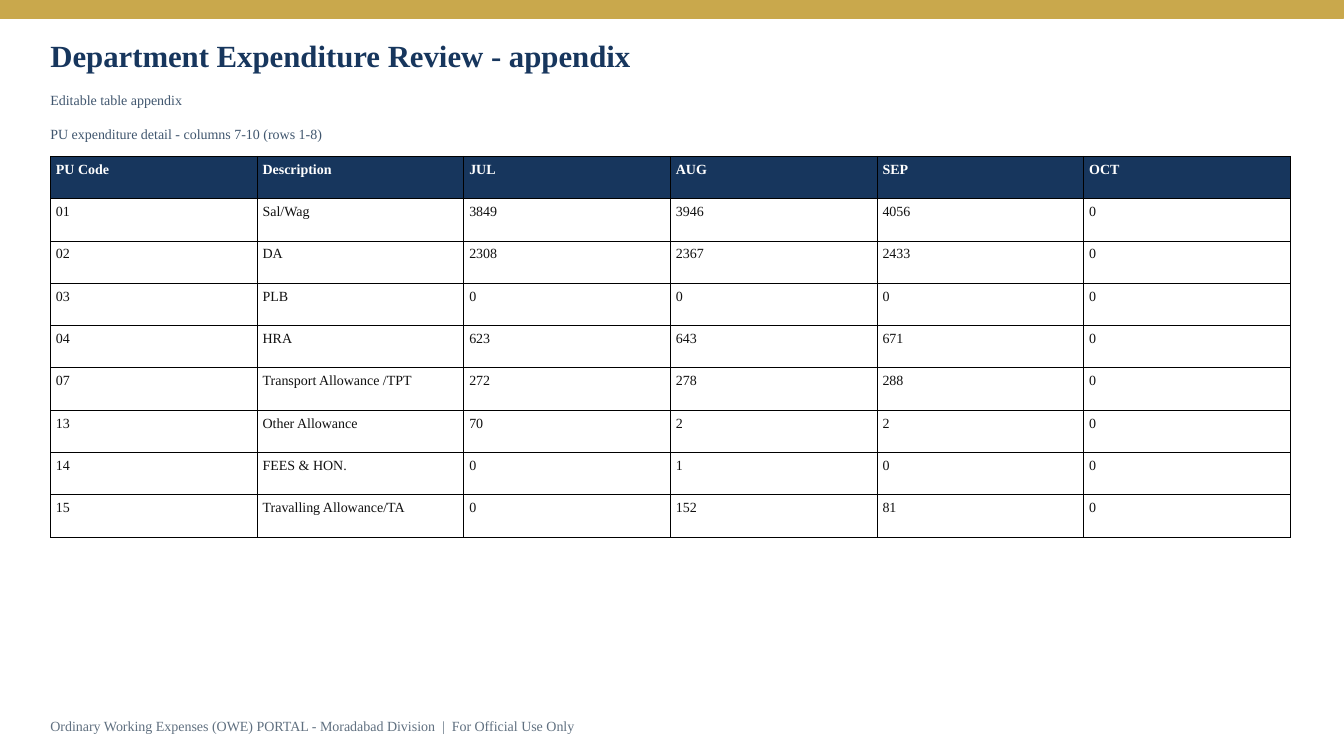
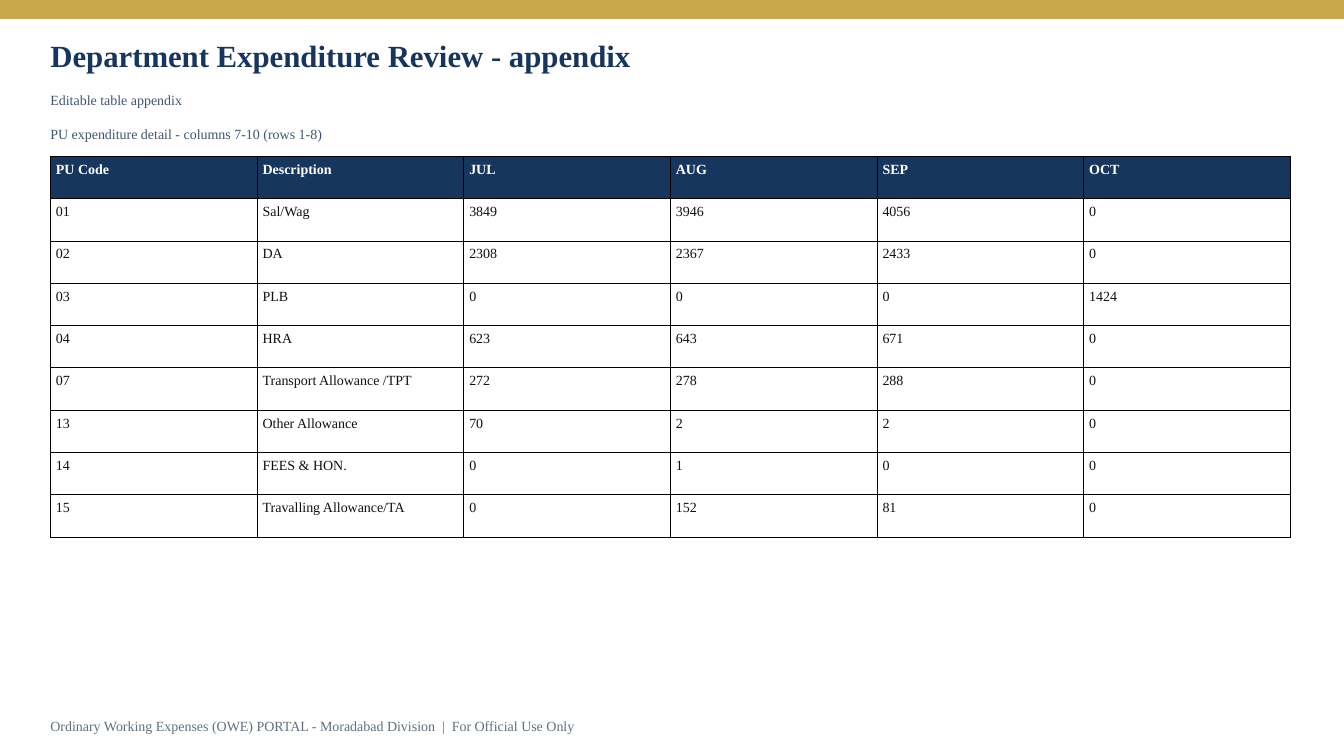
Before and after one commit to girishtiwari007/MBRLR, a slide deck: slide 8 of .export-validation/display/display.pptx. Drawn at 1344x756 pixels with LibreOffice and Linux fonts; fonts in the diff are those of the drawing. Boxes give left, top, right and bottom in pixels: in the first picture for what was removed or moved away, otherwise in the second. Text is boxed around its words. In the diff, an @@ line names an element or a change of style, - is before the commit and + after.

```diff
--- a/.export-validation/display/display.pptx
+++ b/.export-validation/display/display.pptx
@@ table at [50,156,1291,519] @@
-row 4, column 6: 0
+row 4, column 6: 1424
```
Also in this commit, not shown: 2 other slides changed, 25 other files.
